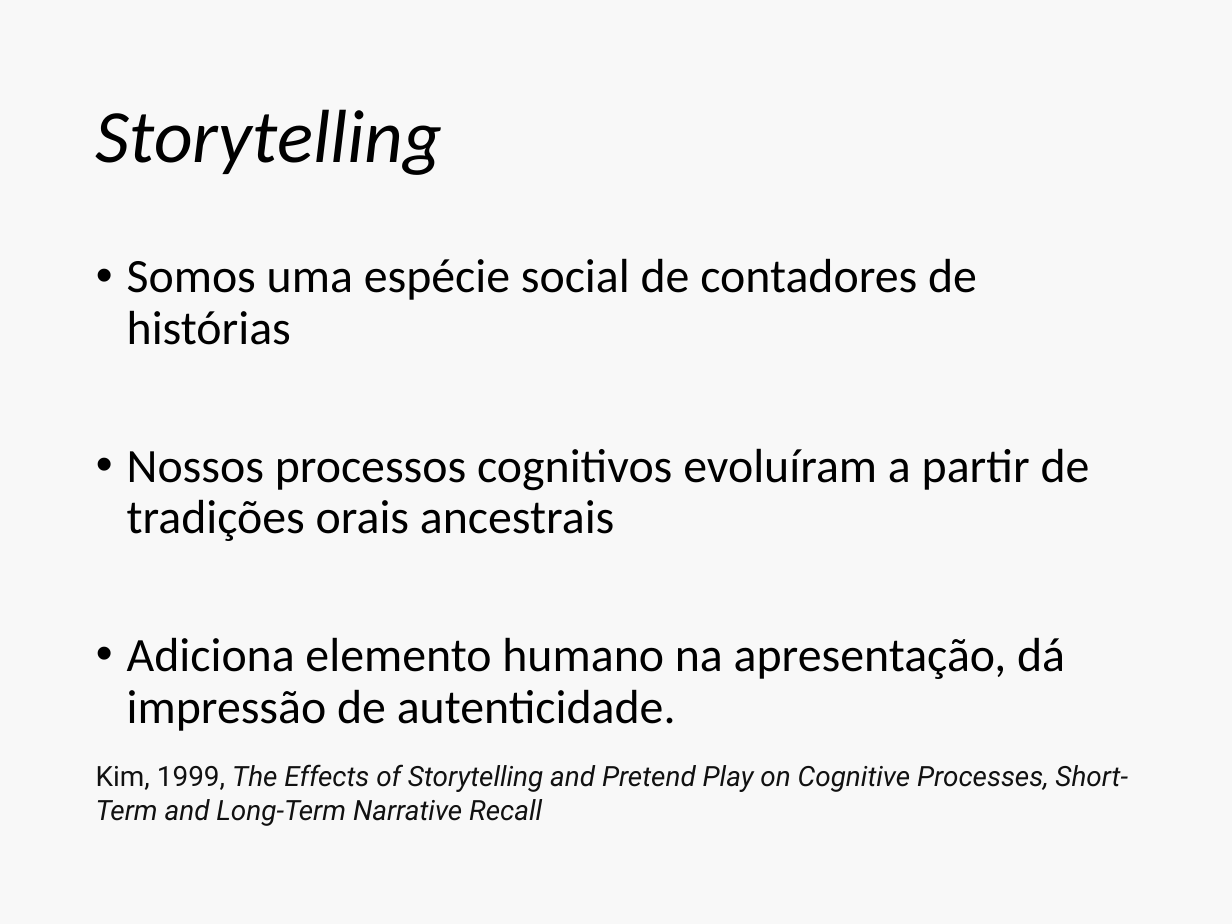
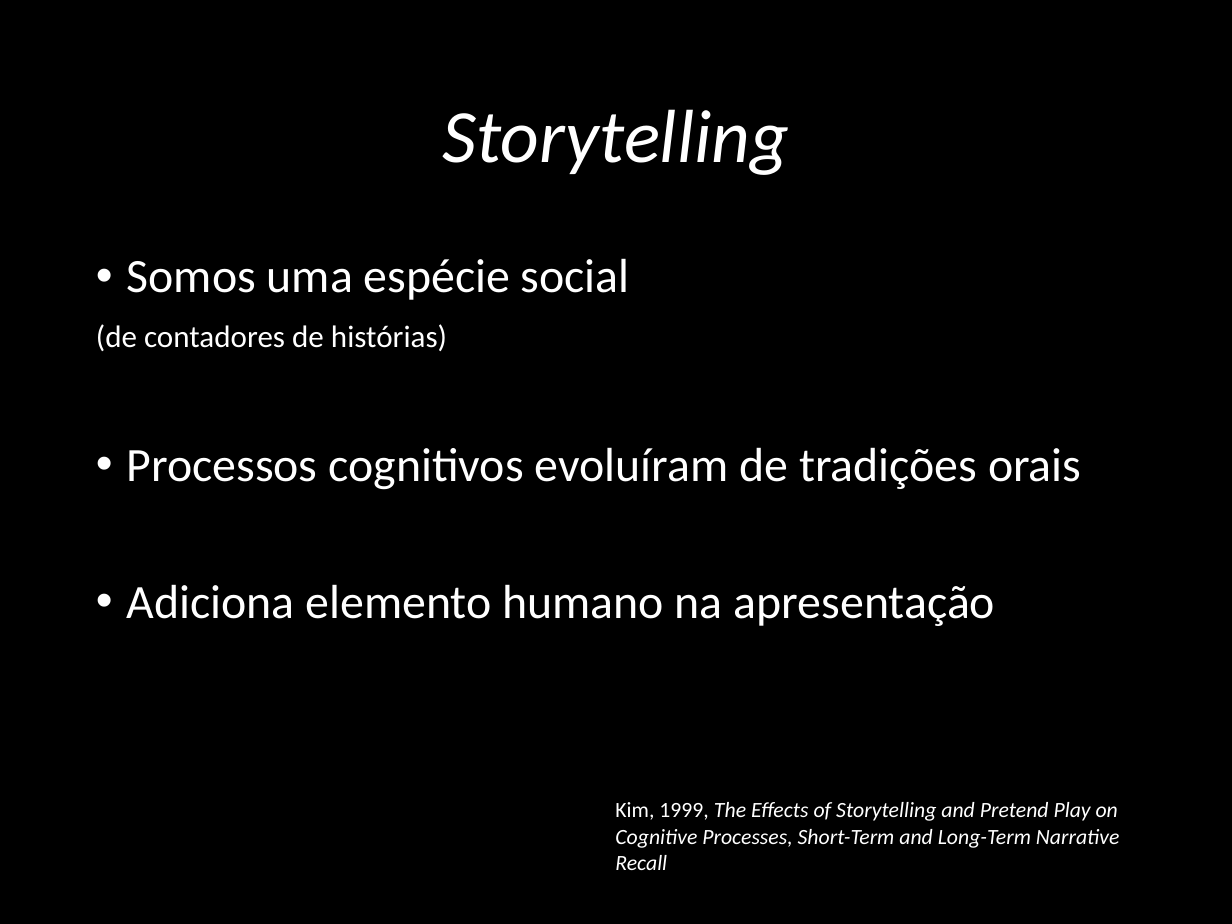
Before and after one commit to philsf/Metodologia_Cientifica, a slide deck: slide 68 of INTO/Aulas/MC-Apresentacao.pptx (slide 61 before the commit). Drawn at 1232x924 pixels with LibreOffice and Linux fonts; fonts in the diff are those of the drawing. Boxes give left, top, right and bottom in pixels: in the first picture for what was removed or moved away, otherwise in the second. Text is boxed around its words. In the diff, an @@ line names an element or a change of style, - is before the commit and + after.

```diff
--- a/INTO/Aulas/MC-Apresentacao.pptx
+++ b/INTO/Aulas/MC-Apresentacao.pptx
@@ background #F8F8F8 to #000000 @@
@@ title "Storytelling" at box(443, 109, 789, 175): text colour #000000 to #FFFFFF; alignment left to centre @@
@@ text at box(96, 258, 1081, 626): text changed; text colour #000000 to #FFFFFF @@
-• Somos uma espécie social de contadores de histórias
-• Nossos processos cognitivos evoluíram a partir de tradições orais ancestrais
-• Adiciona elemento humano na apresentação, dá impressão de autenticidade.
+• Somos uma espécie social
+(de contadores de histórias)
+• Processos cognitivos evoluíram de tradições orais
+• Adiciona elemento humano na apresentação
@@ text "Kim, 1999, The Effects of ...": place and size @@
-text "Kim, 1999, The Effects of ..." at box(96, 764, 1128, 826)
+text "Kim, 1999, The Effects of ..." at box(615, 802, 1119, 870)
@@ text "Kim, 1999, The Effects of ..." at box(615, 802, 1119, 870): size 18 to 14 pt, font Roboto to Calibri, text colour #111111 to #FFFFFF @@
```
Also in this commit, not shown: 31 other slides changed, 20 slides added.
